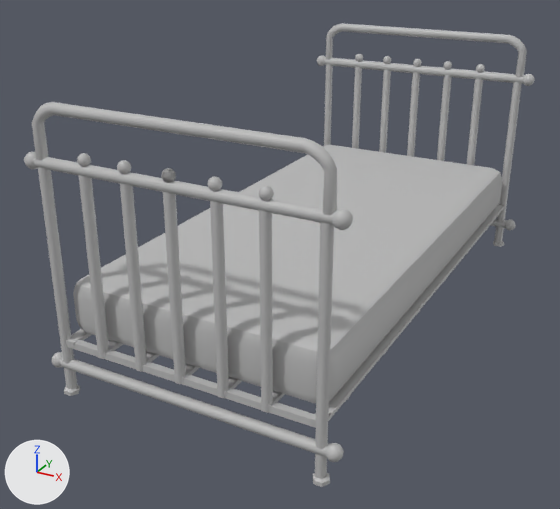
The FBX model RE2_reloaded/Assets/ImportedProps/PropsB/Lits/Lit_enfant.fbx as it was, and as the next commit left it.
Before and after are seen from a 50 mm lens placed at (1.59, -3.38, 1.28), pointed at (-0.15, -0.23, -0.29). The axes (+X, +Y, +Z) are drawn at lower left. The lights are the same throughout. Where no turn or scale is listed for an object, it has been applied to the vertices.

Objects in the first picture: 'pasted__Barrière_lit1_pCylinder14', 'pasted__Matelat', 'pasted__pCube2', 'pasted__pCube9', 'pasted__pCylinder15', 'pasted__pCylinder16', 'pasted__pCylinder17', 'pasted__pCylinder18', 'pasted__pCylinder21', 'pasted__pCylinder29', 'pasted__pCylinder8', 'pasted__pCylinder9'.
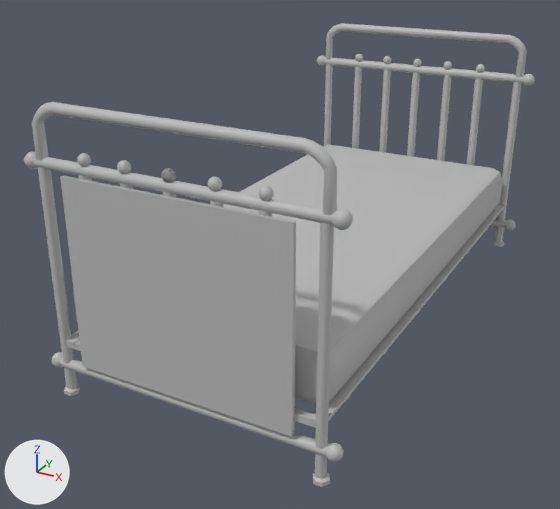
Boxes [x1, y1, x2, y2] around the edits, measured in the pictures (560 x 509 px):
'Lit_personnel:pCube16', added
    after: [60, 176, 296, 437]
'pasted__pCylinder15', unchanged, covered by the edit
    before: [259, 210, 273, 413]
    after: [259, 210, 272, 216]
'pasted__pCylinder16', unchanged, covered by the edit
    before: [210, 200, 229, 398]
    after: [210, 200, 223, 207]
'pasted__pCylinder17', unchanged, covered by the edit
    before: [163, 191, 186, 384]
    after: [163, 191, 176, 197]
'pasted__pCube9', unchanged, covered by the edit
    both: [67, 340, 316, 428]

Patch to the scene script:
```diff
--- a/RE2_reloaded/Assets/ImportedProps/PropsB/Lits/Lit_enfant.fbx.py
+++ b/RE2_reloaded/Assets/ImportedProps/PropsB/Lits/Lit_enfant.fbx.py
@@ me_mesh_057_1 @@
+me_mesh_057_1.from_pydata(...)  # a box spanning x -0.5..0.5, y -0.009..0.009, z -0.419..0.419
+me_mesh_057_1.materials.append(mat_lambert1)  # grey #bcbcbc
@@ ob_lit_personnel_pcube16 @@
+ob_lit_personnel_pcube16 = bpy.data.objects.new('Lit_personnel:pCube16', me_mesh_057_1)
+ob_lit_personnel_pcube16.location = (0.0, -1.306, -0.048)
```
